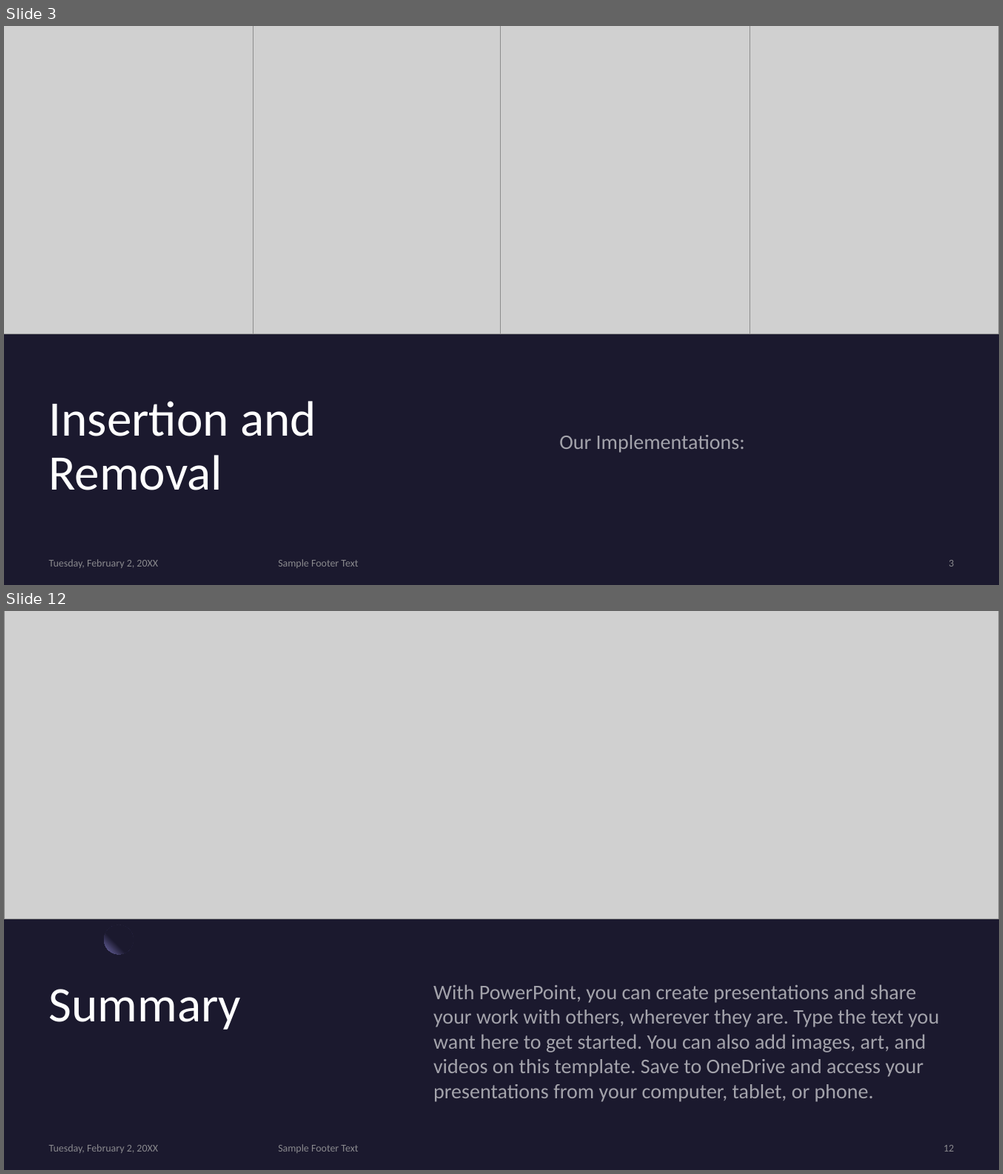
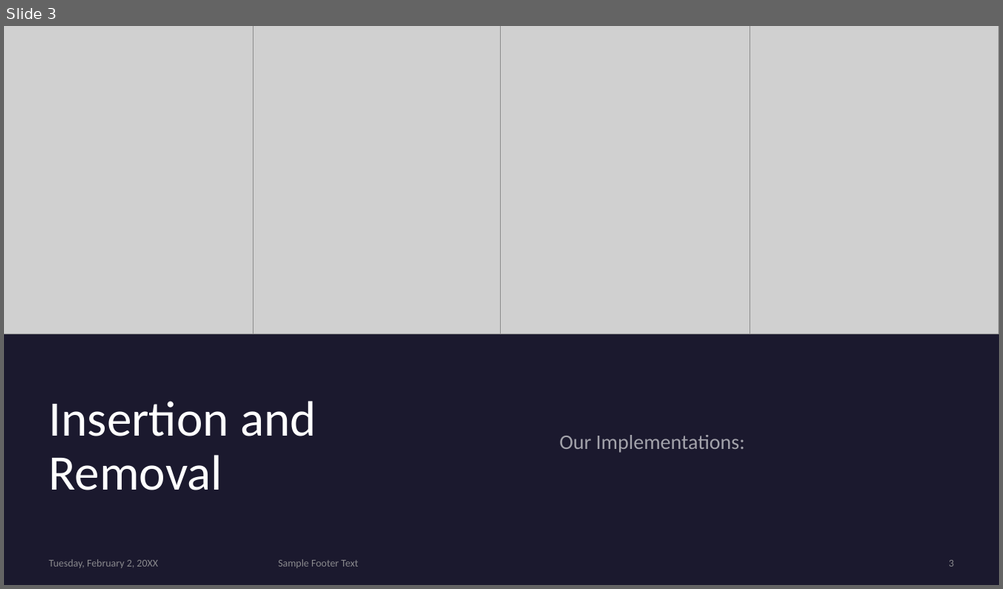
Before and after one commit to NoamBenS/Class-Projects, a slide deck: Heap-Presentation/Heap API and Logic.pptx. Shown one above the other, each under a label of ours: slides 3 and 12 before the commit, slide 3 after it; the slides between them are not shown. The pictures are 1003x1174 and 1003x589 pixels, drawn with LibreOffice and Linux fonts; fonts in the diff are those of the drawing; grey boxes stand for pictures. Boxes give left, top, right and bottom in pixels: in the first picture for what was removed or moved away, otherwise in the second. Text is boxed around its words. In the diff, an @@ line names an element or a change of style, - is before the commit and + after.

```diff
--- a/Heap-Presentation/Heap API and Logic.pptx
+++ b/Heap-Presentation/Heap API and Logic.pptx
@@ slide 12 removed at [4,611,999,1170], background #1B192E @@
@@ picture removed at [4,611,999,919] @@
@@ ellipse removed at [104,925,133,954] @@
@@ text removed at [433,985,939,1102] @@
-With PowerPoint, you can create presentations and share your work with others, wherever they are. Type the text you want here to get started. You can also add images, art, and videos on this template. Save to OneDrive and access your presentations from your computer, tablet, or phone.
@@ title removed at [49,989,242,1030] @@
-Summary
@@ text removed at [49,1145,158,1153] @@
-Tuesday, February 2, 20XX
@@ text removed at [278,1145,358,1153] @@
-Sample Footer Text
@@ page number removed at [943,1145,953,1152] @@
-12
```
Also in this commit, not shown: 2 slides changed, 2 slides added, 7 other slides removed.
